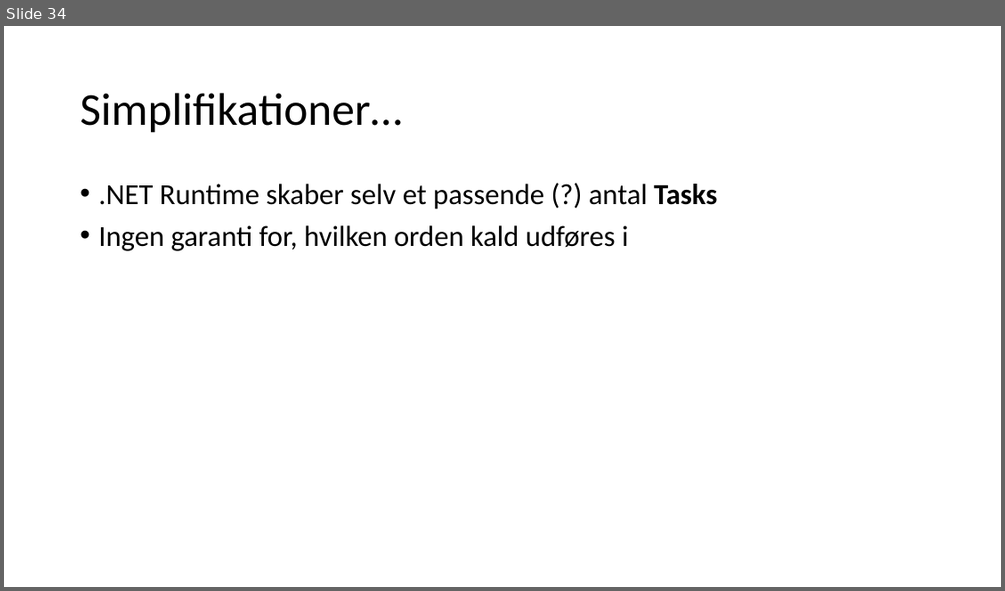
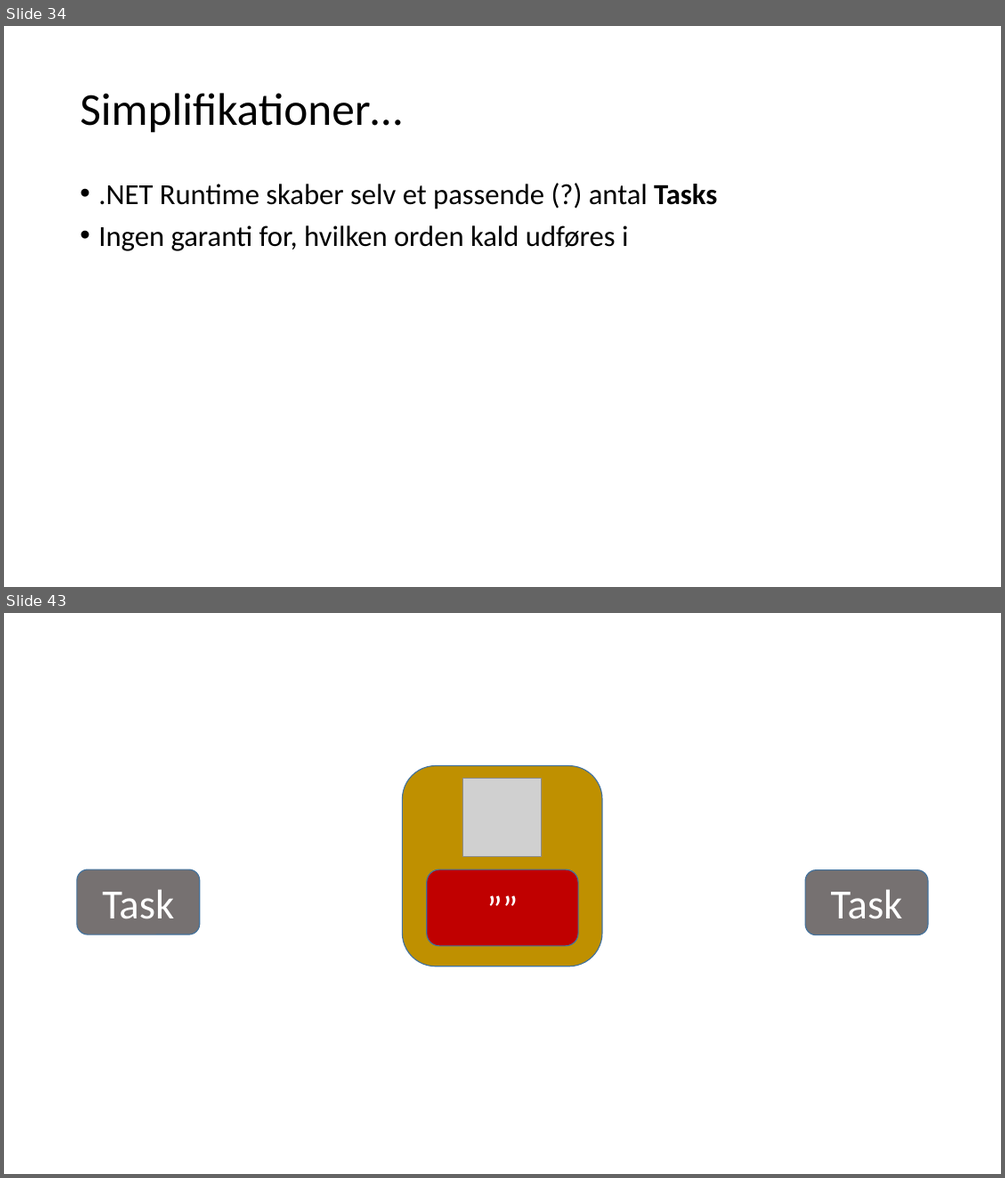
Before and after one commit to perl-easj/Teaching-materials, a slide deck: CSharpProgramming/Presentations/Tasks.pptx. Shown one above the other, each under a label of ours: slide 34 before the commit, slides 34 and 43 after it; the slides between them are not shown. The pictures are 1005x591 and 1005x1178 pixels, drawn with LibreOffice and Linux fonts; fonts in the diff are those of the drawing; grey boxes stand for pictures. Boxes give left, top, right and bottom in pixels: in the first picture for what was removed or moved away, otherwise in the second. Text is boxed around its words. In the diff, an @@ line names an element or a change of style, - is before the commit and + after.

```diff
--- a/CSharpProgramming/Presentations/Tasks.pptx
+++ b/CSharpProgramming/Presentations/Tasks.pptx
@@ slide 43 added at bbox=[4, 613, 1001, 1174], background #FFFFFF @@
@@ rounded rectangle added at bbox=[403, 765, 602, 966], fill #BF9000, outline #43739E 1 pt @@
@@ picture added at bbox=[463, 779, 542, 857] @@
@@ rounded rectangle added at bbox=[77, 869, 200, 934], fill #767171, outline #43739E 1 pt, 40 pt, text #FFFFFF @@
+Task
@@ rounded rectangle added at bbox=[427, 869, 578, 946], fill #C00000, outline #43739E 1 pt, 36 pt, text #FFFFFF @@
+””
@@ rounded rectangle added at bbox=[806, 870, 928, 935], fill #767171, outline #43739E 1 pt, 40 pt, text #FFFFFF @@
+Task
```
Also in this commit, not shown: 14 other slides added, 2 other files.
